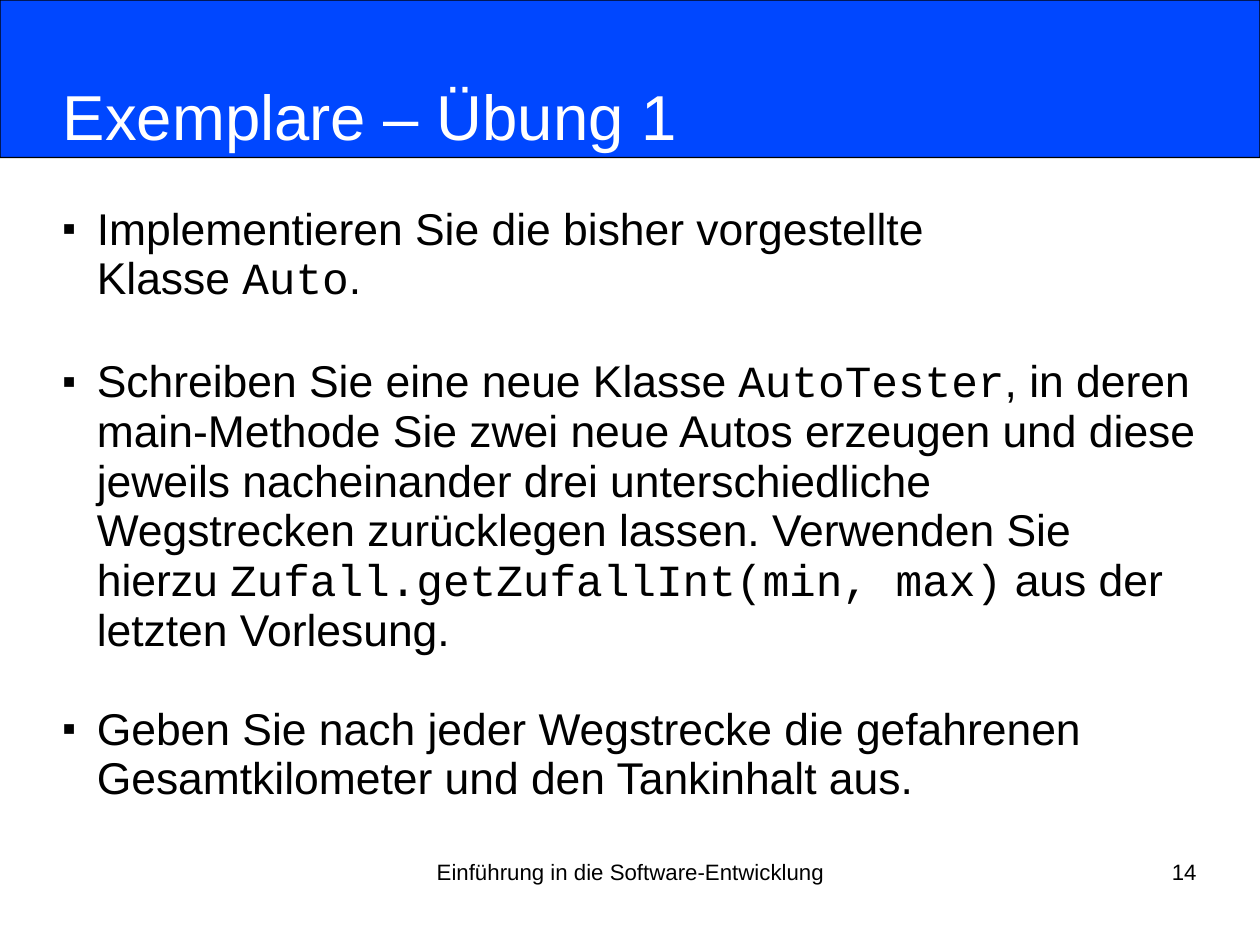
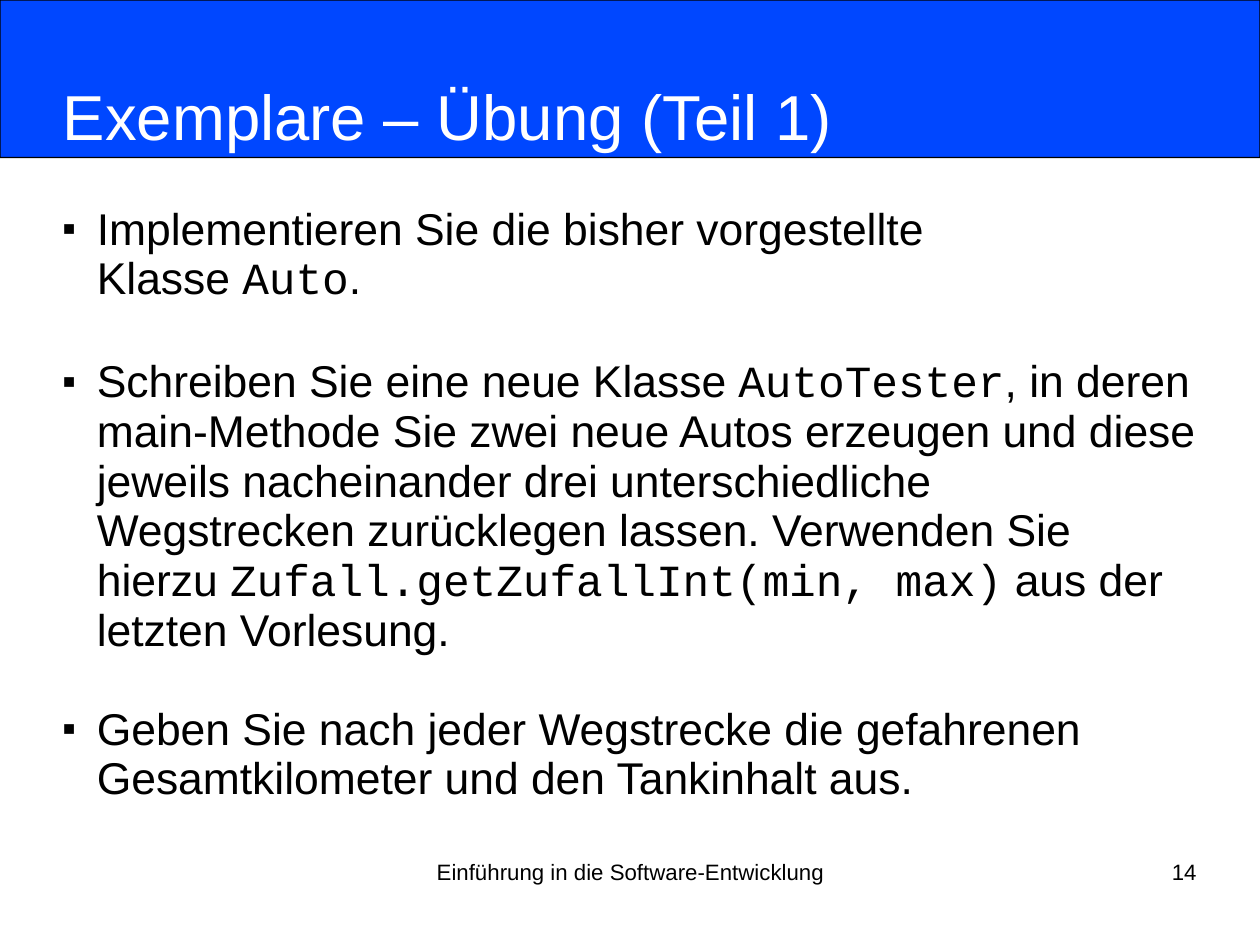
Before and after one commit to nordakademie-einfuehrung-java/vorlesungsskript, a slide deck: slide 14 of folien/Semester_03_Termin_07_Kapitel06.pptx. Drawn at 1260x945 pixels with LibreOffice and Linux fonts; fonts in the diff are those of the drawing. Boxes give left, top, right and bottom in pixels: in the first picture for what was removed or moved away, otherwise in the second. Text is boxed around its words. In the diff, an @@ line names an element or a change of style, - is before the commit and + after.

Commit message:
aufgabe in teil 1-6 zerlegt

```diff
--- a/folien/Semester_03_Termin_07_Kapitel06.pptx
+++ b/folien/Semester_03_Termin_07_Kapitel06.pptx
@@ title at [63,90,831,152]: text changed @@
-Exemplare – Übung 1
+Exemplare – Übung (Teil 1)
```
Also in this commit, not shown: 6 other slides changed.
